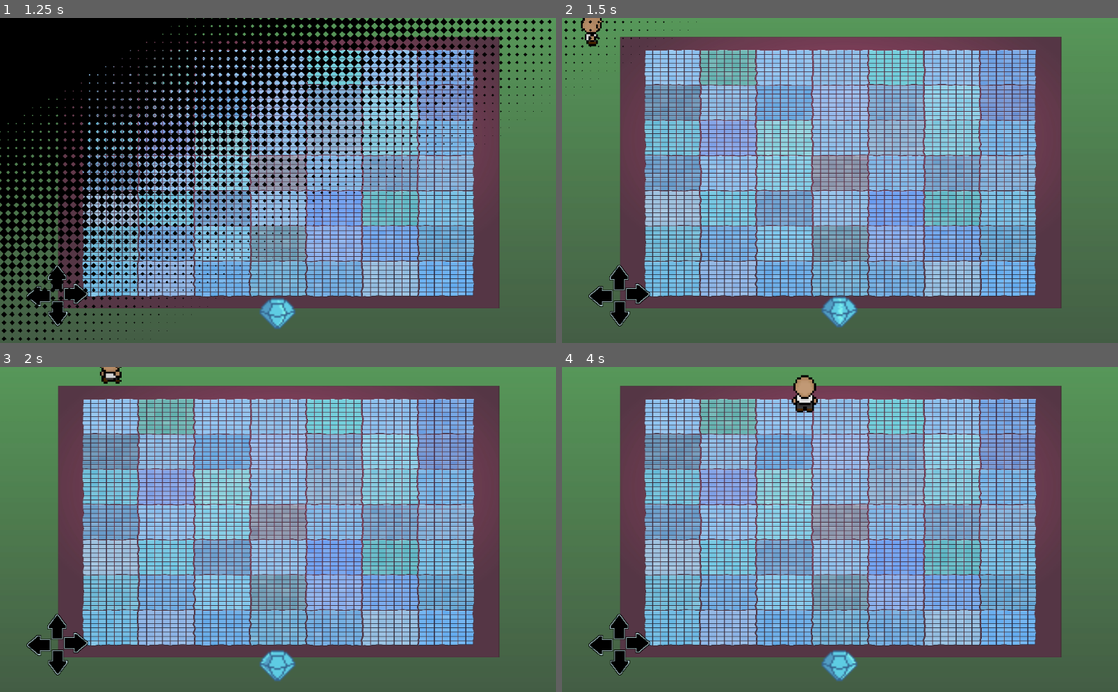
Above: before the commit, frames 1-4 (two rows, left to right).
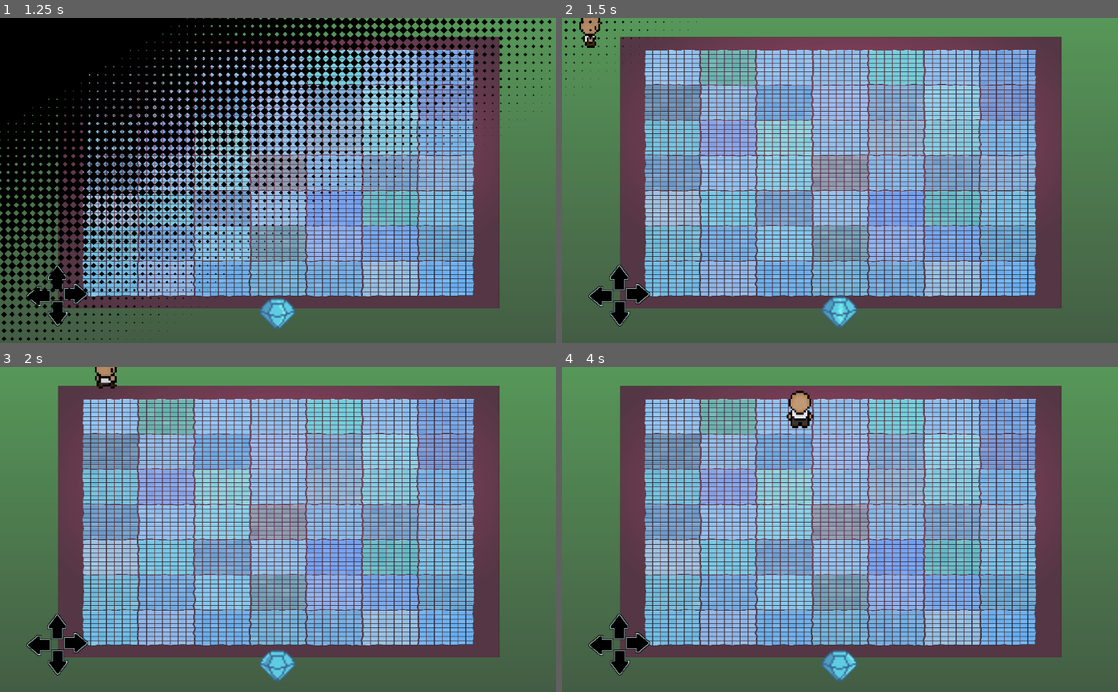
Above: after the commit, the same moments.

Repository: 2023M1T8-Inteli/grupo3
Game: Godot game, scene res://cenas/menu/Menu.tscn
The game is run twice, just before and just after one commit, with the same random seed, the same clock (stepped at 60 frames per second) and the same inputs.
Inputs:
- Up to frame 1 (1.25 s): click "Play" at 0.5 s
- Up to frame 2 (1.5 s): tap Enter (ui_accept) at 1.25 s; hold Right (ui_right) from 1.28 s (still down)
- Up to frame 3 (2 s): keep holding Right (ui_right); tap Enter (ui_accept) at 1.52 s
- Up to frame 4 (4 s): release Right (ui_right) at 2.03 s; hold Down (ui_down) 2.03-2.78 s; tap Enter (ui_accept) at 2.27, 3.77 s; hold Right (ui_right) 2.78-3.53 s; hold Up (ui_up) from 3.53 s (still down)

Frame 1 is identical in both runs. In frame 2, 0.2% of the frame differs, in the area x 3-8%, y 0-10%; in frame 3, 0.2%; in frame 4, 0.6%, in the area x 40-46%, y 2-19%.

Commit message:
Mudança

Diff:
--- a/src/Projeto-MR.Vtal/casa_1_interno.tscn
+++ b/src/Projeto-MR.Vtal/casa_1_interno.tscn
@@ -8,7 +8,7 @@
 [ext_resource path="res://cenas/Jogador/Jogador.tscn" type="PackedScene" id=6]
 
 [sub_resource type="RectangleShape2D" id=1]
-extents = Vector2( 66, 20.25 )
+extents = Vector2( 63.5, 20.25 )
 
 [node name="Node2D" type="Node2D"]
 script = ExtResource( 1 )
@@ -25,7 +25,7 @@
 [node name="Area2D" type="Area2D" parent="."]
 
 [node name="CollisionShape2D" type="CollisionShape2D" parent="Area2D"]
-position = Vector2( 246, 566.75 )
+position = Vector2( 249, 581 )
 shape = SubResource( 1 )
 
 [node name="Sprite2" type="Sprite" parent="Area2D"]
@@ -34,6 +34,30 @@
 texture = ExtResource( 5 )
 
 [node name="Personagem" parent="." instance=ExtResource( 6 )]
-position = Vector2( 246, 432 )
+position = Vector2( 253, 516 )
+scale = Vector2( 1.3, 1.3 )
+
+[node name="Area2D2" type="StaticBody2D" parent="."]
+
+[node name="CollisionPolygon2D" type="CollisionPolygon2D" parent="Area2D2"]
+polygon = PoolVector2Array( 319, 561, 318, 599, 1016, 600, 1015, 1, -2, 1, -3, 600, 179, 599, 178, 560, 37, 560, 33, 189, 623, 187, 623, 246, 800, 246, 802, 190, 976, 191, 978, 563 )
+
+[node name="CollisionPolygon2D2" type="CollisionPolygon2D" parent="Area2D2"]
+polygon = PoolVector2Array( 177, 216, 178, 259, 184, 273, 350, 270, 356, 250, 355, 216 )
+
+[node name="CollisionPolygon2D3" type="CollisionPolygon2D" parent="Area2D2"]
+polygon = PoolVector2Array( 369, 250, 366, 255, 368, 355, 371, 372, 426, 373, 439, 346, 440, 224, 421, 232, 417, 251 )
+
+[node name="CollisionPolygon2D4" type="CollisionPolygon2D" parent="Area2D2"]
+polygon = PoolVector2Array( 202, 273, 201, 283, 220, 294, 220, 307, 221, 321, 313, 321, 309, 316, 311, 301, 313, 291, 332, 284, 334, 271 )
+
+[node name="CollisionPolygon2D5" type="CollisionPolygon2D" parent="Area2D2"]
+polygon = PoolVector2Array( 646, 269, 663, 263, 760, 263, 777, 270, 778, 405, 774, 409, 775, 423, 775, 448, 760, 447, 764, 417, 659, 418, 662, 448, 647, 448, 645, 406 )
+
+[node name="CollisionPolygon2D6" type="CollisionPolygon2D" parent="Area2D2"]
+polygon = PoolVector2Array( 822, 326, 811, 339, 811, 358, 818, 365, 817, 372, 828, 373, 829, 366, 861, 365, 862, 374, 872, 371, 870, 358, 873, 354, 871, 318, 873, 299, 861, 300, 854, 312, 853, 327 )
+
+[node name="CollisionPolygon2D7" type="CollisionPolygon2D" parent="Area2D2"]
+polygon = PoolVector2Array( 550, 301, 550, 314, 551, 359, 551, 372, 561, 374, 562, 365, 595, 364, 595, 373, 606, 374, 606, 370, 612, 355, 611, 335, 603, 326, 570, 325, 570, 309, 561, 299 )
 
 [connection signal="body_entered" from="Area2D" to="." method="_on_Area2D_body_entered"]
--- a/src/Projeto-MR.Vtal/cenas/mapa_principal/mapa_principal.tscn
+++ b/src/Projeto-MR.Vtal/cenas/mapa_principal/mapa_principal.tscn
@@ -54,7 +54,7 @@
 "times": PoolRealArray( 0, 1 ),
 "transitions": PoolRealArray( 1, 1.18921 ),
 "update": 0,
-"values": [ Vector2( -19.8664, -122.011 ), Vector2( -461.878, -584.266 ) ]
+"values": [ Vector2( 0, 0 ), Vector2( -461.878, -584.266 ) ]
 }
 tracks/1/type = "value"
 tracks/1/path = NodePath(".:zoom")
@@ -81,7 +81,7 @@
 "times": PoolRealArray( 0, 1 ),
 "transitions": PoolRealArray( 1, 1 ),
 "update": 0,
-"values": [ Vector2( 0, 0 ), Vector2( 311.076, 401.18 ) ]
+"values": [ Vector2( 0, 0 ), Vector2( 171.474, 581.099 ) ]
 }
 tracks/1/type = "value"
 tracks/1/path = NodePath(".:zoom")
@@ -93,7 +93,7 @@
 "times": PoolRealArray( 0, 1 ),
 "transitions": PoolRealArray( 1, 1 ),
 "update": 0,
-"values": [ Vector2( 1, 1 ), Vector2( 0.7, 0.7 ) ]
+"values": [ Vector2( 1, 1 ), Vector2( 0.5, 0.5 ) ]
 }
 
 [sub_resource type="Animation" id=16]
@@ -141,7 +141,7 @@
 extents = Vector2( 3.5, 30.75 )
 
 [sub_resource type="RectangleShape2D" id=8]
-extents = Vector2( 6.5, 21 )
+extents = Vector2( 9.5, 72.5 )
 
 [sub_resource type="DynamicFont" id=10]
 size = 20
@@ -525,7 +525,20 @@
 [node name="CollisionPolygon2D3" type="CollisionPolygon2D" parent="Mapa_detalhes/Colisões"]
 polygon = PoolVector2Array( -1020, -121, -1020, -62, -996, -62, -995, -122, -999, -125, -1017, -125 )
 
-[node name="CollisionPolygon2D4" type="CollisionPolygon2D" parent="Mapa_detalhes/Colisões"]
+[node name="Mesa" type="CollisionPolygon2D" parent="Mapa_detalhes/Colisões"]
+polygon = PoolVector2Array( -721, -1139, -721, -1122, -716, -1106, -714, -1093, -718, -1087, -711, -1087, -707, -1095, -699, -1095, -694, -1088, -689, -1086, -686, -1093, -683, -1098, -655, -1101, -657, -1088, -648, -1086, -644, -1093, -637, -1093, -632, -1087, -628, -1086, -626, -1113, -621, -1132, -622, -1140, -628, -1140, -636, -1125, -640, -1125, -640, -1140, -656, -1147, -656, -1152, -661, -1156, -660, -1162, -660, -1174, -670, -1180, -674, -1181, -685, -1171, -685, -1160, -683, -1156, -689, -1149, -703, -1139, -704, -1126, -709, -1126, -713, -1137, -717, -1141 )
+
+[node name="Mesa2" type="CollisionPolygon2D" parent="Mapa_detalhes/Colisões"]
+position = Vector2( 95, 96 )
+polygon = PoolVector2Array( -721, -1139, -721, -1122, -716, -1106, -714, -1093, -718, -1087, -711, -1087, -707, -1095, -699, -1095, -694, -1088, -689, -1086, -686, -1093, -683, -1098, -655, -1101, -657, -1088, -648, -1086, -644, -1093, -637, -1093, -632, -1087, -628, -1086, -626, -1113, -621, -1132, -622, -1140, -628, -1140, -636, -1125, -640, -1125, -640, -1140, -656, -1147, -656, -1152, -661, -1156, -660, -1162, -660, -1174, -670, -1180, -674, -1181, -685, -1171, -685, -1160, -683, -1156, -689, -1149, -703, -1139, -704, -1126, -709, -1126, -713, -1137, -717, -1141 )
+
+[node name="Mesa3" type="CollisionPolygon2D" parent="Mapa_detalhes/Colisões"]
+position = Vector2( 192, 193 )
+polygon = PoolVector2Array( -721, -1139, -721, -1122, -716, -1106, -714, -1093, -718, -1087, -711, -1087, -707, -1095, -699, -1095, -694, -1088, -689, -1086, -686, -1093, -683, -1098, -655, -1101, -657, -1088, -648, -1086, -647, -1098, -640, -1106, -640, -1125, -640, -1140, -656, -1147, -656, -1152, -661, -1156, -660, -1162, -660, -1174, -670, -1180, -674, -1181, -685, -1171, -685, -1160, -682, -1152, -688, -1148, -703, -1139, -704, -1126, -709, -1126, -713, -1137, -717, -1141 )
+
+[node name="Mesa4" type="CollisionPolygon2D" parent="Mapa_detalhes/Colisões"]
+position = Vector2( 288, 192 )
+polygon = PoolVector2Array( -721, -1139, -721, -1122, -716, -1106, -714, -1093, -718, -1087, -711, -1087, -707, -1095, -699, -1095, -694, -1088, -689, -1086, -686, -1093, -683, -1098, -655, -1101, -657, -1088, -648, -1086, -644, -1093, -637, -1093, -632, -1087, -628, -1086, -626, -1113, -621, -1132, -622, -1140, -628, -1140, -636, -1125, -640, -1125, -640, -1140, -656, -1147, -656, -1152, -661, -1156, -660, -1162, -660, -1174, -670, -1180, -674, -1181, -685, -1171, -685, -1160, -683, -1156, -689, -1149, -703, -1139, -704, -1126, -709, -1126, -713, -1137, -717, -1141 )
 
 [node name="Area2D" type="Area2D" parent="."]
 position = Vector2( 753, 763 )
@@ -542,7 +555,7 @@
 position = Vector2( 254, 799 )
 
 [node name="Situacao1" type="CollisionShape2D" parent="Situacao"]
-position = Vector2( 3.5, -66 )
+position = Vector2( 31.5, -12.5 )
 shape = SubResource( 8 )
 
 [node name="gamepad" type="CanvasLayer" parent="."]
@@ -622,17 +635,24 @@
 one_shot = true
 
 [node name="excl" parent="." instance=ExtResource( 13 )]
-position = Vector2( 258, 734 )
+position = Vector2( 291, 789 )
 
 [node name="nivel_1_2" type="Timer" parent="."]
 wait_time = 2.0
 one_shot = true
 
 [node name="nivel_1" type="Timer" parent="."]
-wait_time = 2.0
+wait_time = 0.8
+one_shot = true
+
+[node name="area_desbloqueada" type="Timer" parent="."]
+one_shot = true
+
+[node name="area_reverso" type="Timer" parent="."]
 one_shot = true
 
 [connection signal="body_entered" from="Area2D" to="." method="_on_Area2D_body_entered"]
+[connection signal="body_entered" from="Area2D" to="Personagem" method="_on_Area2D_body_entered"]
 [connection signal="body_entered" from="Situacao" to="." method="_on_Situacao_body_entered"]
 [connection signal="body_entered" from="Situacao" to="Personagem" method="_on_Situacao_body_entered"]
 [connection signal="body_exited" from="Situacao" to="." method="_on_Situacao_body_exited"]
@@ -652,3 +672,5 @@
 [connection signal="timeout" from="Timer4" to="." method="_on_Timer4_timeout"]
 [connection signal="timeout" from="nivel_1_2" to="." method="_on_nivel_12_timeout"]
 [connection signal="timeout" from="nivel_1" to="." method="_on_nivel_1_timeout"]
+[connection signal="timeout" from="area_desbloqueada" to="." method="_on_area_desbloqueada_timeout"]
+[connection signal="timeout" from="area_reverso" to="." method="_on_area_reverso_timeout"]
--- a/src/Projeto-MR.Vtal/cenas/situacoes/Situação1.tscn
+++ b/src/Projeto-MR.Vtal/cenas/situacoes/Situação1.tscn
@@ -136,20 +136,20 @@
 autowrap = true
 
 [node name="nome" type="Label" parent="CaixaDialogo"]
-margin_left = 29.0
-margin_top = -6.00002
-margin_right = 76.0
-margin_bottom = 13.0
+margin_left = 12.0
+margin_top = 7.0
+margin_right = 59.0
+margin_bottom = 26.0
 rect_scale = Vector2( 2.62044, 2.48758 )
 custom_colors/font_color = Color( 0, 0, 0, 1 )
 custom_fonts/font = SubResource( 9 )
 text = "te"
 
 [node name="VBoxContainer" type="VBoxContainer" parent="CaixaDialogo"]
-margin_left = 13.0
-margin_top = 55.0
-margin_right = 952.0
-margin_bottom = 179.0
+margin_left = 8.0
+margin_top = 50.0
+margin_right = 947.0
+margin_bottom = 174.0
 
 [node name="Escolha1" type="LinkButton" parent="CaixaDialogo/VBoxContainer"]
 modulate = Color( 0.45098, 0.368627, 0.368627, 1 )
@@ -244,7 +244,6 @@
 autowrap = true
 
 [node name="CanvasLayer" parent="." instance=ExtResource( 8 )]
-visible = false
 
 [connection signal="body_entered" from="." to="." method="_on_Situao1_body_entered"]
 [connection signal="body_entered" from="." to="Personagem" method="_on_Situao1_body_entered"]
--- a/src/Projeto-MR.Vtal/scripts/mapa_principal/mapa_principal.gd
+++ b/src/Projeto-MR.Vtal/scripts/mapa_principal/mapa_principal.gd
@@ -64,16 +64,19 @@
 	$dialogo/Dialogo/texto.text = dialogo[0]
 	Global.velocity(0)
 	$dialogo.show()
-	$Sprite.queue_free()
-
 
 func _on_nivel_1_timeout():
-	print(Global.nivel_2)
-	$Personagem/Camera2D.position = Vector2(56,425)
 	$Personagem/Camera2D/AnimationPlayer.play("area_desb")
+	$area_desbloqueada.start()
+
+func _on_nivel_12_timeout():
+	$Personagem/Camera2D/AnimationPlayer.play_backwards("area_desb")
+	$area_reverso.start() # Replace with function body.
+
+func _on_area_desbloqueada_timeout():
 	$Sprite/AnimationPlayer.play("sumir")
 	$Sprite/StaticBody2D.queue_free()
 	$nivel_1_2.start()
 
-func _on_nivel_12_timeout():
-	$Personagem/Camera2D/AnimationPlayer.play_backwards("area_desb") # Replace with function body.
+func _on_area_reverso_timeout():
+	$Personagem/Camera2D.position = Vector2(0,0)
--- a/src/Projeto-MR.Vtal/scripts/player/Jogador.gd
+++ b/src/Projeto-MR.Vtal/scripts/player/Jogador.gd
@@ -34,7 +34,7 @@
 		if Input.is_action_pressed("ui_accept"):
 			vel.y-= 1
 			print(pontuacao)
-		move_and_slide(vel * speed, Vector2.ZERO)
+		move_and_slide(vel.normalized() * speed, Vector2.ZERO)
 		if vel.x != 0:
 			$Animacao.play()
 			$Animacao.animation = 'direita'
@@ -112,3 +112,9 @@
 
 func _on_left_released():
 	left = false # Replace with function body.
+
+
+func _on_Area2D_body_entered(body):
+	posicaox = position.x
+	posicaoy = position.y +10
+	Global.atualizar_posicao(posicaox,posicaoy)
